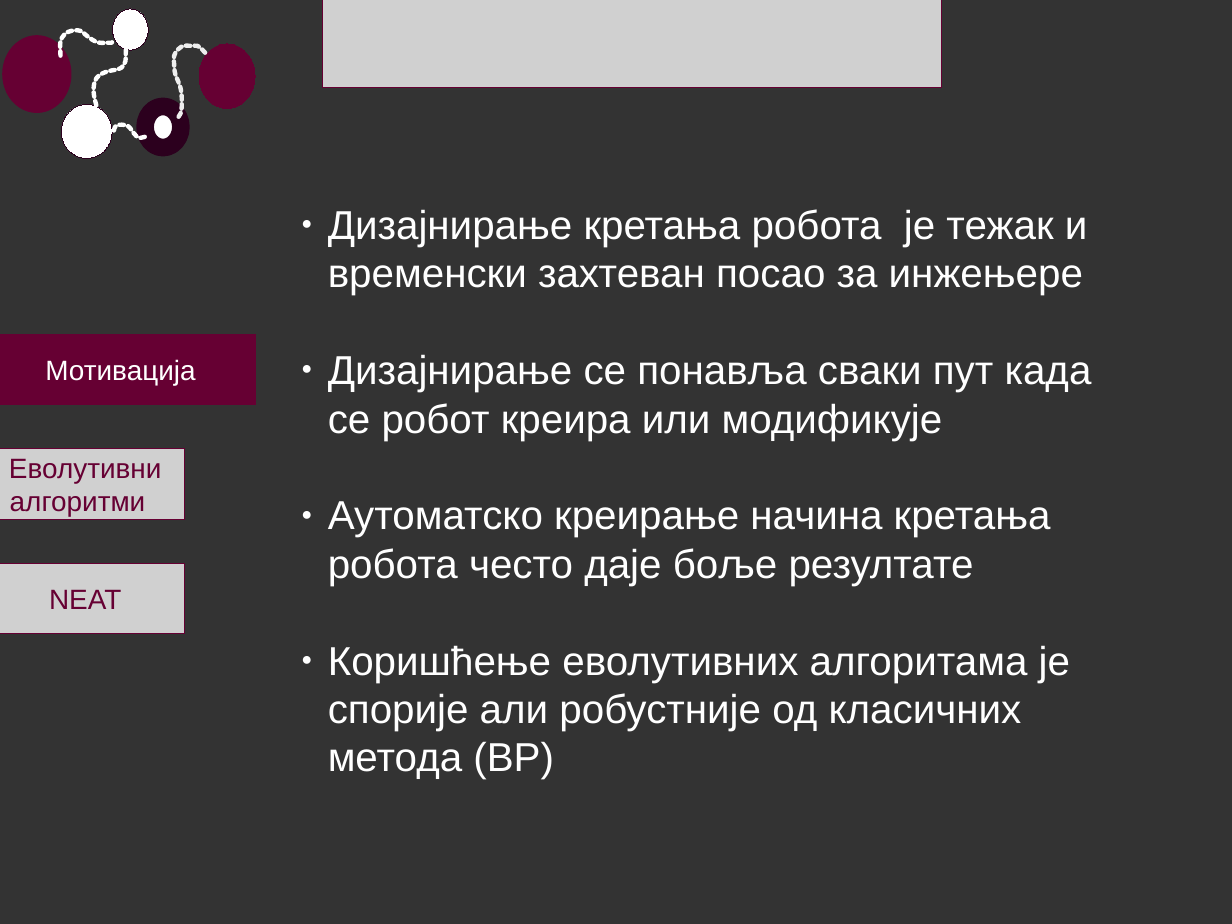
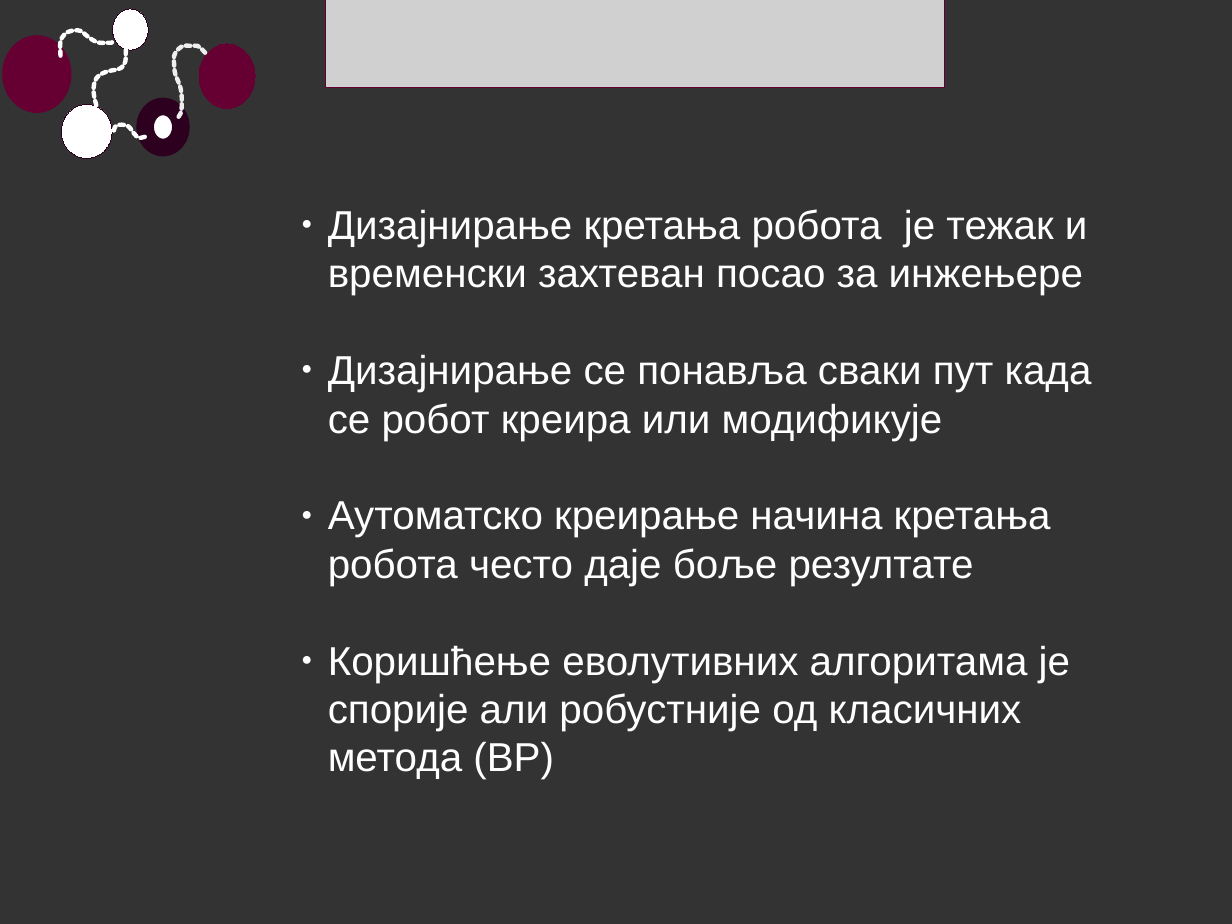
Before and after one commit to alien93/softProj, a slide deck: slide 10 of prezentacija/projekat.odp (slide 8 before the commit). Drawn at 1232x924 pixels with LibreOffice and Linux fonts; fonts in the diff are those of the drawing; grey boxes stand for pictures. Boxes give left, top, right and bottom in pixels: in the first picture for what was removed or moved away, otherwise in the second. Text is boxed around its words. In the diff, an @@ line names an element or a change of style, - is before the commit and + after.

```diff
--- a/prezentacija/projekat.odp
+++ b/prezentacija/projekat.odp
@@ rectangle removed at bbox=[0, 334, 256, 405] @@
-Мотивација
@@ picture removed at bbox=[0, 449, 186, 520] @@
-Еволутивни
-алгоритми
@@ picture removed at bbox=[0, 563, 186, 634] @@
-NEAT
```
Also in this commit, not shown: 2 other slides changed, 3 slides added, 14 slides removed, 6 other files.
